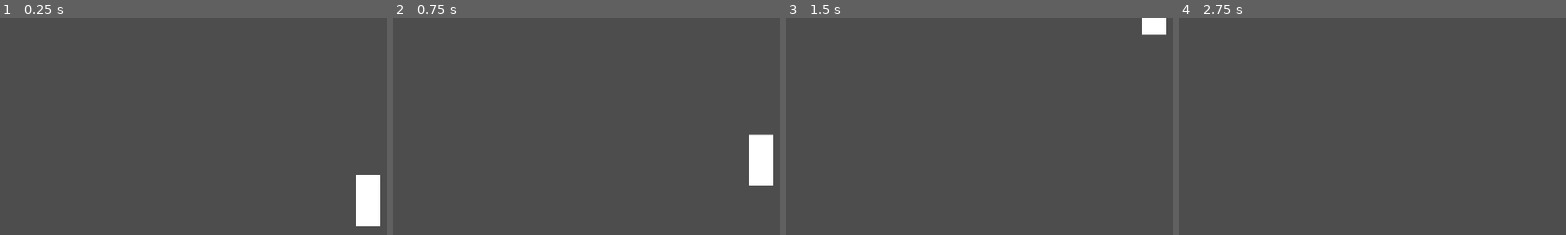
Above: before the commit, frames 1-4 (left to right).
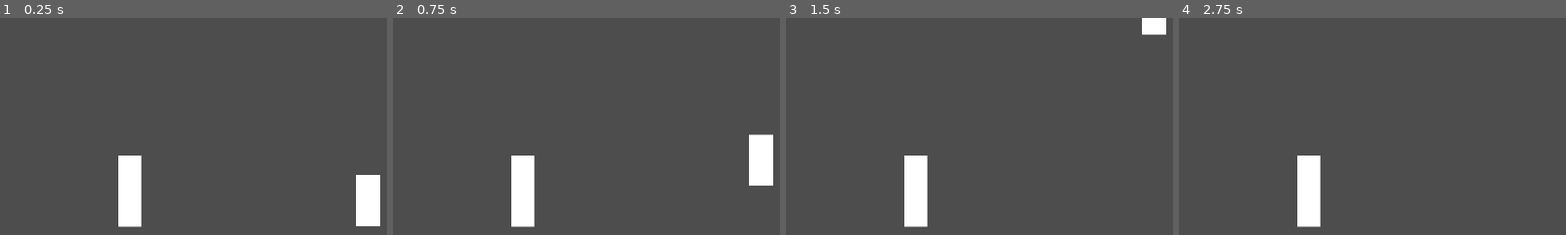
Above: after the commit, the same moments.

Repository: HeHHeyboi/BakChangKhom
Game: Godot game, scene res://Scene/MainGame.tscn
Same seed, same stepped clock (60 frames per second), same inputs: the game is played once before the commit and once after it. The project has no main scene, so this scene is started directly.
Inputs (mouse positions are % of the whole screen's width and height, from its top left):
- Up to frame 1 (0.25 s): no input
- Up to frame 2 (0.75 s): tap Enter at 0.5 s; move the mouse to (45, 70) at 0.52 s; hold W (up) from 0.53 s (still down); tap E at 0.6 s; click (45, 70) at 0.67 s
- Up to frame 3 (1.5 s): keep holding W (up); move the mouse to (80, 65) at 1.27 s; tap E at 1.35 s
- Up to frame 4 (2.75 s): move the mouse to (20, 35) at 2.02 s; release W (up) at 2.03 s; hold A (left) from 2.03 s (still down); tap E at 2.1 s
The pictures show only the part of the screen within x 0-50%, y 10-59%; the shares and areas given below are measured in that part.

The runs differ from the first frame. In frame 1, 2.0% of the frame differs, in the area x 30-37%, y 63-97%; in frame 2, 2.0%; in frame 3, 2.0%; in frame 4, 2.0%.

Commit message:
Test Show Dialog Scene in MainGame
Add: SimpleNPC to test with
    - Area to detect player
    - Allow player to press E when near NPC (อันนี้น่าจะเอาใช้กับ Player
      Script)
    - Call Dialog.show_dialog from SimpleNPC
Change: Dialog is autoload to Global variable

Diff:
--- a/Scene/MainGame.tscn
+++ b/Scene/MainGame.tscn
@@ -1,8 +1,12 @@
-[gd_scene load_steps=2 format=3 uid="uid://bqlid0cso603x"]
+[gd_scene load_steps=3 format=3 uid="uid://bqlid0cso603x"]
 
 [ext_resource type="PackedScene" uid="uid://bv27tmq83wldi" path="res://Scene/Player.tscn" id="1_qop27"]
+[ext_resource type="PackedScene" uid="uid://dlkgqk55eh46n" path="res://Scene/SimpleNPC.tscn" id="2_cp47j"]
 
 [node name="MainGame" type="Node2D"]
 
 [node name="Player" parent="." instance=ExtResource("1_qop27")]
 position = Vector2(547, 334)
+
+[node name="SimpleNpc" parent="." instance=ExtResource("2_cp47j")]
+position = Vector2(193, 320)
--- a/Scene/Player.tscn
+++ b/Scene/Player.tscn
@@ -1,8 +1,11 @@
-[gd_scene load_steps=3 format=3 uid="uid://bv27tmq83wldi"]
+[gd_scene load_steps=4 format=3 uid="uid://bv27tmq83wldi"]
 
 [ext_resource type="Script" uid="uid://bgcojx67cfifn" path="res://Scripts/player.gd" id="1_6l3be"]
 
 [sub_resource type="BoxMesh" id="BoxMesh_j8lcb"]
+
+[sub_resource type="RectangleShape2D" id="RectangleShape2D_6l3be"]
+size = Vector2(36, 76)
 
 [node name="Player" type="CharacterBody2D"]
 script = ExtResource("1_6l3be")
@@ -10,3 +13,6 @@
 [node name="PlayerSprite" type="MeshInstance2D" parent="."]
 scale = Vector2(36, 76)
 mesh = SubResource("BoxMesh_j8lcb")
+
+[node name="CollisionShape2D" type="CollisionShape2D" parent="."]
+shape = SubResource("RectangleShape2D_6l3be")
--- /dev/null
+++ b/Scene/SimpleNPC.tscn
@@ -0,0 +1,32 @@
+[gd_scene load_steps=5 format=3 uid="uid://dlkgqk55eh46n"]
+
+[ext_resource type="Script" uid="uid://chp8hsqmxbpb3" path="res://Scripts/simple_npc.gd" id="1_6na30"]
+
+[sub_resource type="BoxMesh" id="BoxMesh_sfnd0"]
+
+[sub_resource type="RectangleShape2D" id="RectangleShape2D_sfnd0"]
+size = Vector2(438, 450)
+
+[sub_resource type="TextMesh" id="TextMesh_6na30"]
+text = "Press E to show Dialog"
+font_size = 24
+
+[node name="SimpleNpc" type="Node2D"]
+script = ExtResource("1_6na30")
+
+[node name="MeshInstance2D" type="MeshInstance2D" parent="."]
+scale = Vector2(34, 106)
+mesh = SubResource("BoxMesh_sfnd0")
+
+[node name="DialogArea" type="Area2D" parent="."]
+
+[node name="Shape" type="CollisionShape2D" parent="DialogArea"]
+shape = SubResource("RectangleShape2D_sfnd0")
+
+[node name="TextHelp" type="MeshInstance2D" parent="."]
+position = Vector2(-1.19209e-07, -83.3998)
+scale = Vector2(73.8252, -149.332)
+mesh = SubResource("TextMesh_6na30")
+
+[connection signal="body_entered" from="DialogArea" to="." method="_on_dialog_area_body_entered"]
+[connection signal="body_exited" from="DialogArea" to="." method="_on_dialog_area_body_exited"]
--- a/Scripts/dialog_scene.gd
+++ b/Scripts/dialog_scene.gd
@@ -20,20 +20,28 @@
 
 
 # NOTE: มีไว้ test
-func _ready():
-	read_file(TXT_PATH + test_file)
-	current_dialog = DialogDict[dialog_stack[-1]]
-	show_text(current_dialog[index_stack[-1]])
-	# print("MainDialog Size: ", len(MainDialog))
+# func _ready():
+# 	read_file(TXT_PATH + test_file)
+# 	current_dialog = DialogDict[dialog_stack[-1]]
+# 	show_text(current_dialog[index_stack[-1]])
+# 	print("MainDialog Size: ", len(MainDialog))
 
 
 # NOTE: อันนี้เอาไว้ใช้จริง จะเรียกผ่าน Object อื่น
-func show_dialog(file_name: StringName):
+func show_dialog(file_path: StringName):
+	self.visible = true
+	read_file(file_path)
+	current_dialog = DialogDict[dialog_stack[-1]]
+	show_text(current_dialog[index_stack[-1]])
 	pass
 
+# HACK: อาจจะเปลี่ยนที่หลัง
+func _ready() -> void:
+	self.visible = false
+	self.call_deferred("move_to_front")
 
-func read_file(file_name: StringName):
-	var file = FileAccess.open(file_name, FileAccess.READ)
+func read_file(file_path: StringName):
+	var file = FileAccess.open(file_path, FileAccess.READ)
 	var type = "dialog"
 
 	while !file.eof_reached():
@@ -104,13 +112,16 @@
 		index_stack.pop_back()
 		dialog_stack.pop_back()
 		if dialog_stack.size() == 0:
-			self.visible = false
+			dialog_end()
 			return
 
 		current_dialog = DialogDict[dialog_stack[-1]]
 
 	show_text(current_dialog[index_stack[-1]])
 
+# NOTE: maybe this is a signal
+func dialog_end()->void:
+	self.visible = false
 
 func click_choice(button: Button) -> void:
 	var select_Choice = button.text
--- a/Scripts/player.gd
+++ b/Scripts/player.gd
@@ -1,8 +1,11 @@
-extends CharacterBody2D
+class_name Player extends CharacterBody2D
 
 const speed = 300
 
 var Dir = Vector2(0, 0)
+
+# TODO: เมื่อเข้า Dialog อาจจะต้อง Disable Player Input ทั้งหมด
+# อาจจะต้องใช้ Signal หรือ GameManager
 
 func _physics_process(_delta: float) -> void:
 	Dir = Vector2.ZERO
--- /dev/null
+++ b/Scripts/simple_npc.gd
@@ -0,0 +1,33 @@
+extends Node2D
+
+var playerEnter = false
+@onready var TextAppear = $TextHelp
+@onready var player = self.get_node("../Player")
+
+
+func _ready() -> void:
+	prints(player)
+	TextAppear.hide()
+
+
+func _input(event: InputEvent) -> void:
+	if event is InputEventKey:
+		event = event as InputEventKey
+		if event.is_pressed() && playerEnter:
+			if event.keycode == KEY_E:
+				DialogScene.visible = !DialogScene.visible
+				DialogScene.show_dialog("res://Assets/Chapter1ReturnHome.txt")
+
+
+func _on_dialog_area_body_entered(body: Node2D) -> void:
+	if body == player:
+		prints("Player Enter")
+		playerEnter = true
+		TextAppear.show()
+
+
+func _on_dialog_area_body_exited(body: Node2D) -> void:
+	if body == player:
+		prints("Player Exit")
+		playerEnter = false
+		TextAppear.hide()
--- a/project.godot
+++ b/project.godot
@@ -13,6 +13,10 @@
 config/name="BakChangKhom"
 config/features=PackedStringArray("4.4", "GL Compatibility")
 config/icon="res://icon.svg"
+
+[autoload]
+
+DialogScene="*res://Scene/Dialog_Scene.tscn"
 
 [dotnet]
 
Not shown, added: Scripts/simple_npc.gd.uid
